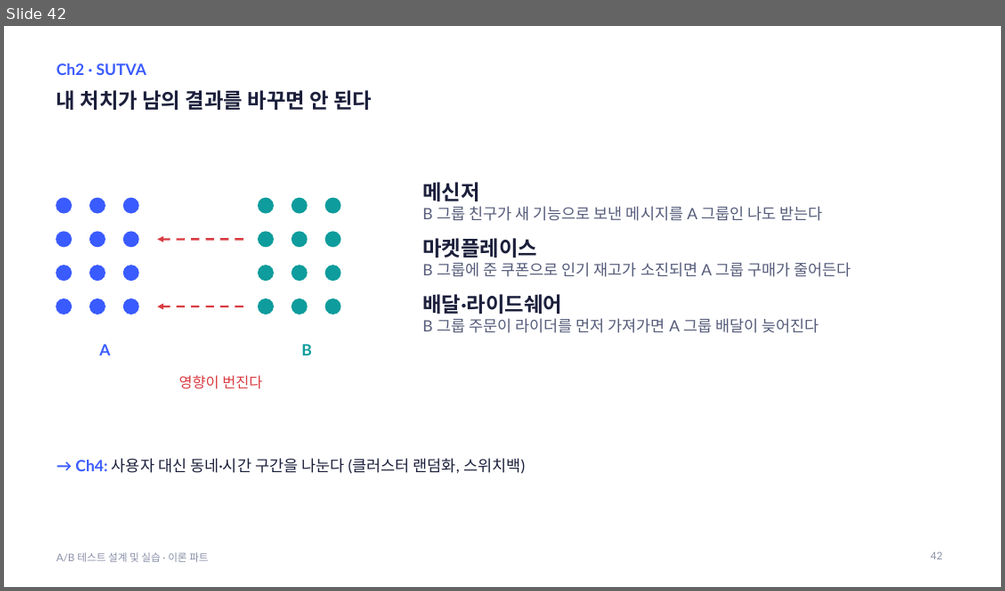
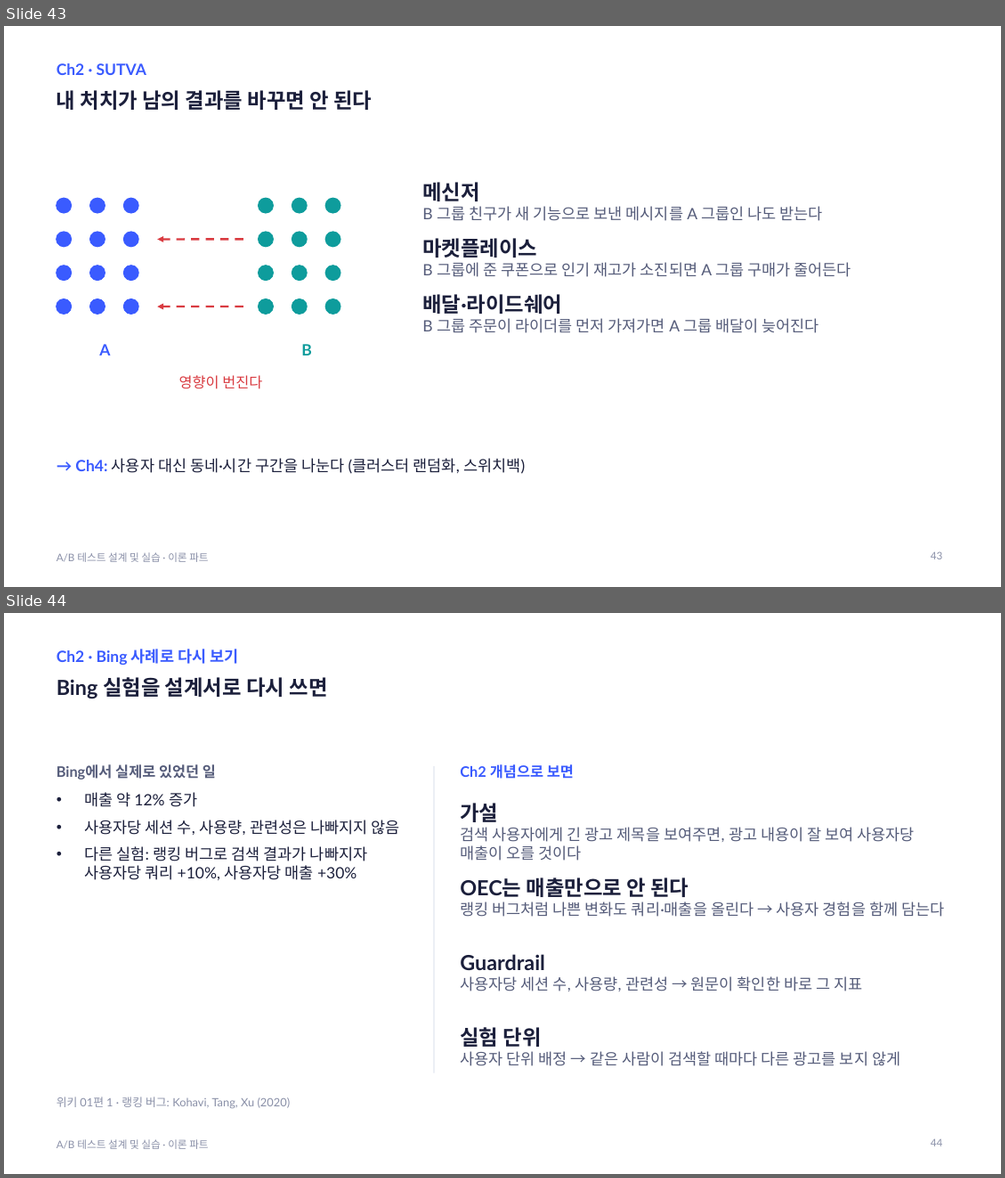
Before and after one commit to kkamret/quickmart-lab-rats, a slide deck: docs/lecture/ab-testing-theory.pptx. Shown one above the other, each under a label of ours: slide 42 before the commit, slides 43 and 44 after it. The pictures are 1005x591 and 1005x1178 pixels, drawn with LibreOffice and Linux fonts; fonts in the diff are those of the drawing. Boxes give left, top, right and bottom in pixels: in the first picture for what was removed or moved away, otherwise in the second. Text is boxed around its words. In the diff, an @@ line names an element or a change of style, - is before the commit and + after.

Commit message:
docs: 챕터별 Bing 사례 마무리 슬라이드 추가
Refs #16

```diff
--- a/docs/lecture/ab-testing-theory.pptx
+++ b/docs/lecture/ab-testing-theory.pptx
@@ slide 44 added at (4, 613, 1001, 1174), background #FFFFFF; not listed: 1 template element that a slide beside it also shows @@
@@ text added at (57, 649, 238, 665), 15 pt, text #3A5BFF, bold @@
+Ch2 · Bing 사례로 다시 보기
@@ title added at (57, 677, 328, 699), 20 pt, text #1B1F3B, bold @@
+Bing 실험을 설계서로 다시 쓰면
@@ text added at (57, 764, 400, 880), 15 pt, text #1B1F3B @@
+Bing에서 실제로 있었던 일
+• 매출 약 12% 증가
+• 사용자당 세션 수, 사용량, 관련성은 나빠지지 않음
+• 다른 실험: 랭킹 버그로 검색 결과가 나빠지자 사용자당 쿼리 +10%, 사용자당 매출 +30%
@@ line added from (434, 766) to (434, 1073), #E3E7F1 1 pt @@
@@ text added at (460, 764, 574, 779), 14 pt, text #3A5BFF, bold @@
+Ch2 개념으로 보면
@@ text added at (460, 803, 914, 860), 15 pt, text #555C7A @@
+가설
+검색 사용자에게 긴 광고 제목을 보여주면, 광고 내용이 잘 보여 사용자당 매출이 오를 것이다
@@ text added at (460, 877, 944, 916), 15 pt, text #555C7A @@
+OEC는 매출만으로 안 된다
+랭킹 버그처럼 나쁜 변화도 쿼리·매출을 올린다 → 사용자 경험을 함께 담는다
@@ text added at (460, 954, 862, 991), 15 pt, text #555C7A @@
+Guardrail
+사용자당 세션 수, 사용량, 관련성 → 원문이 확인한 바로 그 지표
@@ text added at (460, 1027, 900, 1066), 15 pt, text #555C7A @@
+실험 단위
+사용자 단위 배정 → 같은 사람이 검색할 때마다 다른 광고를 보지 않게
@@ text added at (57, 1096, 291, 1108), 11 pt, text #8A90A8 @@
+위키 01편 1 · 랭킹 버그: Kohavi, Tang, Xu (2020)
@@ page number added at (930, 1139, 942, 1146), 10 pt, text #8A90A8 @@
+44
@@ what was slide 42 is now slide 43 @@
```
Also in this commit, not shown: 6 slides changed, 4 other slides added, 2 other files.
